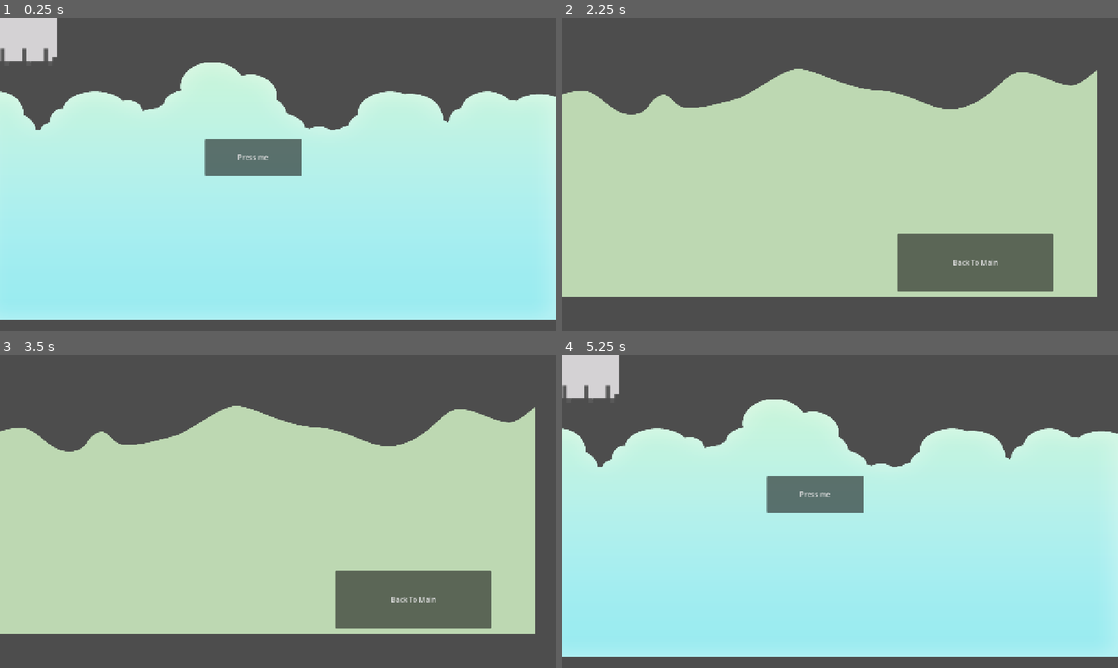
Above: before the commit, frames 1-4 (two rows, left to right).
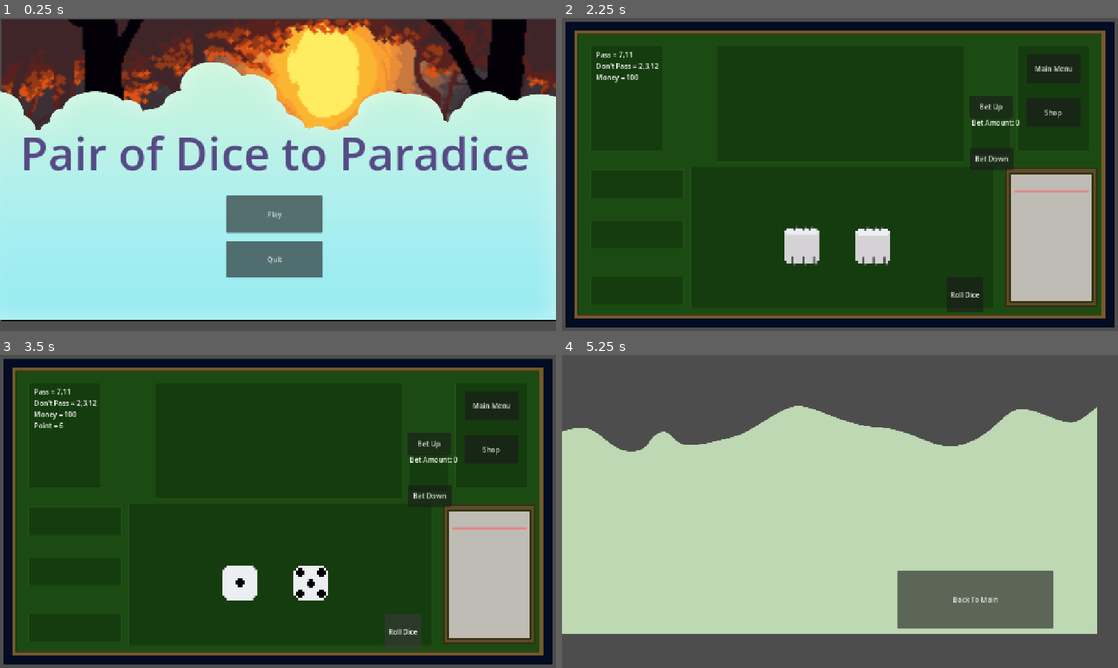
Above: after the commit, the same moments.

Repository: awolski-svg/Casino-Roguelike-Game
Game: Godot game, scene res://GameObjects/DataComponents/game_manager.tscn
Two runs of this game, one before a commit and one after it. Both use one fixed random seed, a clock stepped at 60 frames per second and the inputs below.
Inputs (mouse positions are in pixels of both pictures, inside the frame that each line leads up to):
- Up to frame 1 (0.25 s): no input
- Up to frame 2 (2.25 s): click (817, 158) at 0.5 s, where only the run before the commit has a clickable "Press me"; click (973, 262) at 1.25 s, where only the run before the commit has a clickable "Back To Main"; click "Press me" (after the commit: "Play") at 2 s
- Up to frame 3 (3.5 s): click (400, 630) at 2.75 s, where only the run after the commit has a clickable "Roll Dice"
- Up to frame 4 (5.25 s): click "Back To Main" (after the commit: "Main Menu") at 3.5 s; click "Press me" (after the commit: "Play") at 4.25 s; click "Back To Main" (after the commit: "Shop") at 5 s

The runs differ from the first frame. In frame 1, 34% of the frame differs, in the area x 0-100%, y 0-97%; in frame 2, 97%, in the area x 0-100%, y 1-99%; in frame 3, 97%; in frame 4, 76%.

Commit message:
Gotten to Basic Demo level of completeness

Diff:
--- a/GameObjects/DataComponents/game_manager.tscn
+++ b/GameObjects/DataComponents/game_manager.tscn
@@ -5,6 +5,7 @@
 [ext_resource type="PackedScene" uid="uid://053beucxau0m" path="res://GameObjects/GameComponents/die.tscn" id="3_7lvgw"]
 [ext_resource type="PackedScene" uid="uid://dqkf77r0qki56" path="res://GameObjects/Scenes/shop_scene.tscn" id="3_a1j86"]
 [ext_resource type="PackedScene" uid="uid://dk82e7klv4gay" path="res://GameObjects/Scenes/scene_manager.tscn" id="4_7lvgw"]
+[ext_resource type="PackedScene" uid="uid://c01b6fsuarr0e" path="res://GameObjects/Scenes/gambling.tscn" id="5_7lvgw"]
 [ext_resource type="PackedScene" uid="uid://dlgp0w3w14uyv" path="res://GameObjects/DataComponents/command_center.tscn" id="5_wf47j"]
 
 [node name="GameManager" type="Node2D" unique_id=1055148038]
@@ -16,6 +17,10 @@
 [node name="ShopScene" parent="." unique_id=408465217 instance=ExtResource("3_a1j86")]
 visible = false
 
+[node name="Gambling" parent="." unique_id=722668123 instance=ExtResource("5_7lvgw")]
+visible = false
+SceneType = "Gamble"
+
 [node name="SceneManager" parent="." unique_id=1192324824 instance=ExtResource("4_7lvgw")]
 
 [node name="CommandCenter" parent="." unique_id=934556935 node_paths=PackedStringArray("SceneManager") instance=ExtResource("5_wf47j")]
@@ -23,3 +28,4 @@
 
 [connection signal="SceneChange" from="Main" to="CommandCenter" method="ChangeScene"]
 [connection signal="SceneChange" from="ShopScene" to="CommandCenter" method="ChangeScene"]
+[connection signal="SceneChange" from="Gambling" to="CommandCenter" method="ChangeScene"]
--- a/GameObjects/Games/craps.tscn
+++ b/GameObjects/Games/craps.tscn
@@ -3,7 +3,7 @@
 [ext_resource type="Script" uid="uid://bjk5jahtepqba" path="res://Scripts/Games/craps.gd" id="1_q66nv"]
 [ext_resource type="PackedScene" uid="uid://053beucxau0m" path="res://GameObjects/GameComponents/die.tscn" id="2_x0hg3"]
 
-[node name="Craps" type="Node" unique_id=1734497082]
+[node name="Craps" type="Node2D" unique_id=836057742]
 script = ExtResource("1_q66nv")
 
 [node name="Die" parent="." unique_id=2106056928 instance=ExtResource("2_x0hg3")]
@@ -55,7 +55,6 @@
 
 [connection signal="Done" from="Die" to="." method="_on_die_done"]
 [connection signal="Done" from="Die2" to="." method="_on_die_done"]
-[connection signal="pressed" from="NMIXX" to="." method="_on_button_pressed"]
 [connection signal="pressed" from="NMIXX" to="Die" method="_on_button_pressed"]
 [connection signal="pressed" from="NMIXX" to="Die2" method="_on_button_pressed"]
 [connection signal="pressed" from="Bet-Up" to="." method="_on_bet_up_pressed"]
--- a/GameObjects/Scenes/Main.tscn
+++ b/GameObjects/Scenes/Main.tscn
@@ -1,13 +1,29 @@
 [gd_scene format=3 uid="uid://dosbjx8y7vnlt"]
 
 [ext_resource type="Script" uid="uid://bbiyjo2abn3wg" path="res://Scripts/Main.gd" id="1_n1prj"]
+[ext_resource type="Texture2D" uid="uid://cfe3bqtjtflyn" path="res://TempAssets/v2/preview.png" id="2_qpusw"]
 [ext_resource type="Texture2D" uid="uid://bj1k3286361gw" path="res://TempAssets/backgrounds/_07_huge_clouds.png" id="2_roxiv"]
+[ext_resource type="Texture2D" uid="uid://bmei2uwin4ycb" path="res://TempAssets/backgrounds/_11_background.png" id="4_nclmi"]
+
+[sub_resource type="SpriteFrames" id="SpriteFrames_n1prj"]
+animations = [{
+"frames": [{
+"duration": 1.0,
+"texture": ExtResource("2_qpusw")
+}],
+"loop": 1,
+"name": &"default",
+"speed": 5.0
+}]
 
 [sub_resource type="SpriteFrames" id="SpriteFrames_6dapk"]
 animations = [{
 "frames": [{
 "duration": 1.0,
 "texture": ExtResource("2_roxiv")
+}, {
+"duration": 1.0,
+"texture": ExtResource("4_nclmi")
 }],
 "loop": 1,
 "name": &"default",
@@ -20,17 +36,41 @@
 script = ExtResource("1_n1prj")
 SceneType = "Main"
 
+[node name="AnimatedSprite2D2" type="AnimatedSprite2D" parent="." unique_id=924076129]
+position = Vector2(642.5, 349.5)
+scale = Vector2(4.7095585, 4.3312497)
+sprite_frames = SubResource("SpriteFrames_n1prj")
+
 [node name="AnimatedSprite2D" type="AnimatedSprite2D" parent="." unique_id=1591333322]
 position = Vector2(621.00006, 289.00003)
 scale = Vector2(0.64404297, 0.52587324)
 sprite_frames = SubResource("SpriteFrames_6dapk")
 
-[node name="Button" type="Button" parent="." unique_id=155978638]
+[node name="Play" type="Button" parent="." unique_id=155978638]
 layout_mode = 0
-offset_left = 472.0
-offset_top = 278.0
-offset_right = 694.0
-offset_bottom = 363.0
-text = "Press me"
+offset_left = 521.0
+offset_top = 409.0
+offset_right = 743.0
+offset_bottom = 494.0
+text = "Play"
 
-[connection signal="button_down" from="Button" to="." method="ChangeScene" binds= ["Shop"]]
+[node name="Quit" type="Button" parent="." unique_id=1496849460]
+layout_mode = 0
+offset_left = 521.0
+offset_top = 513.0
+offset_right = 743.0
+offset_bottom = 598.0
+text = "Quit"
+
+[node name="Title" type="Label" parent="." unique_id=663953229]
+layout_mode = 0
+offset_left = 46.0
+offset_top = 237.0
+offset_right = 1270.0
+offset_bottom = 420.0
+theme_override_colors/font_color = Color(0.3372549, 0.2901961, 0.52156866, 1)
+theme_override_font_sizes/font_size = 105
+text = "Pair of Dice to Paradice"
+
+[connection signal="button_down" from="Play" to="." method="ChangeScene" binds= ["Gamble"]]
+[connection signal="button_down" from="Quit" to="." method="ChangeScene" binds= ["Gamble"]]
--- /dev/null
+++ b/GameObjects/Scenes/gambling.gd
@@ -0,0 +1,11 @@
+extends Scene
+
+
+# Called when the node enters the scene tree for the first time.
+func _ready() -> void:
+	pass # Replace with function body.
+
+
+# Called every frame. 'delta' is the elapsed time since the previous frame.
+func _process(delta: float) -> void:
+	pass
--- a/GameObjects/Scenes/gambling.tscn
+++ b/GameObjects/Scenes/gambling.tscn
@@ -1,6 +1,6 @@
 [gd_scene format=3 uid="uid://c01b6fsuarr0e"]
 
-[ext_resource type="Script" uid="uid://87a75otakew5" path="res://Scripts/Scene.gd" id="1_buv4m"]
+[ext_resource type="Script" uid="uid://d2sbwqda8io58" path="res://GameObjects/Scenes/gambling.gd" id="1_eheqg"]
 [ext_resource type="Texture2D" uid="uid://c2yq4t1r7wnl5" path="res://TempAssets/GamblingScene.png" id="2_alpe3"]
 [ext_resource type="PackedScene" uid="uid://na6wugnfmmd1" path="res://GameObjects/Games/craps.tscn" id="2_eheqg"]
 [ext_resource type="PackedScene" uid="uid://053beucxau0m" path="res://GameObjects/GameComponents/die.tscn" id="3_5rh41"]
@@ -21,14 +21,14 @@
 anchors_preset = 0
 offset_right = 40.0
 offset_bottom = 40.0
-script = ExtResource("1_buv4m")
+script = ExtResource("1_eheqg")
 metadata/_custom_type_script = "uid://87a75otakew5"
-
-[node name="Craps2" parent="." unique_id=1734497082 instance=ExtResource("2_eheqg")]
 
 [node name="AnimatedSprite2D" type="AnimatedSprite2D" parent="." unique_id=1300332647]
 position = Vector2(640, 360)
 sprite_frames = SubResource("SpriteFrames_qpusw")
+
+[node name="Craps2" parent="." unique_id=1734497082 instance=ExtResource("2_eheqg")]
 
 [node name="Roll Dice" type="Button" parent="." unique_id=994357198]
 visible = false
@@ -69,6 +69,7 @@
 [node name="BillSection" type="Node" parent="." unique_id=1316856614]
 
 [node name="Bill" type="Label" parent="BillSection" unique_id=1080908383]
+visible = false
 offset_left = 1106.0
 offset_top = 358.0
 offset_right = 1156.0
@@ -78,6 +79,7 @@
 text = "Bill"
 
 [node name="Qutoa" type="Label" parent="BillSection" unique_id=1803322635]
+visible = false
 offset_left = 1055.0
 offset_top = 442.0
 offset_right = 1104.0
@@ -85,6 +87,7 @@
 text = "Quota"
 
 [node name="Debt" type="Label" parent="BillSection" unique_id=149835342]
+visible = false
 offset_left = 1048.0
 offset_top = 513.0
 offset_right = 1102.0
@@ -92,6 +95,7 @@
 text = "Debt"
 
 [node name="Balance" type="Label" parent="BillSection" unique_id=1160203899]
+visible = false
 offset_left = 1046.0
 offset_top = 412.0
 offset_right = 1107.0
@@ -99,6 +103,7 @@
 text = "Balance"
 
 [node name="QutoaAmount" type="Label" parent="BillSection" unique_id=1487621771]
+visible = false
 offset_left = 1147.0
 offset_top = 445.0
 offset_right = 1206.0
@@ -106,6 +111,7 @@
 text = "Quota#"
 
 [node name="DebtAmount" type="Label" parent="BillSection" unique_id=1272258799]
+visible = false
 offset_left = 1157.0
 offset_top = 515.0
 offset_right = 1211.0
@@ -113,6 +119,7 @@
 text = "Debt#"
 
 [node name="BalanceAmount" type="Label" parent="BillSection" unique_id=203347869]
+visible = false
 offset_left = 1134.0
 offset_top = 414.0
 offset_right = 1206.0
@@ -120,6 +127,7 @@
 text = "Balance#"
 
 [node name="BalanceAfterQuota" type="Label" parent="BillSection" unique_id=580833409]
+visible = false
 offset_left = 1046.0
 offset_top = 476.0
 offset_right = 1107.0
@@ -127,6 +135,7 @@
 text = "Balance2"
 
 [node name="BalanceAfterQuotaAmount" type="Label" parent="BillSection" unique_id=2018673657]
+visible = false
 offset_left = 1135.0
 offset_top = 476.0
 offset_right = 1207.0
@@ -134,6 +143,7 @@
 text = "Balance2#"
 
 [node name="BalanceAfterDebt" type="Label" parent="BillSection" unique_id=1965166481]
+visible = false
 offset_left = 1044.0
 offset_top = 550.0
 offset_right = 1115.0
@@ -141,6 +151,7 @@
 text = "Balance2"
 
 [node name="BalanceAfterDebtAmount" type="Label" parent="BillSection" unique_id=816283446]
+visible = false
 offset_left = 1133.0
 offset_top = 550.0
 offset_right = 1214.0
@@ -158,3 +169,22 @@
 visible = false
 position = Vector2(724, 495)
 scale = Vector2(0.5, 0.5)
+
+[node name="ToMainMenu" type="Button" parent="." unique_id=1193698108]
+layout_mode = 0
+offset_left = 1070.0
+offset_top = 83.0
+offset_right = 1194.0
+offset_bottom = 150.0
+text = "Main Menu"
+
+[node name="ToShop" type="Button" parent="." unique_id=1242868344]
+layout_mode = 0
+offset_left = 1069.0
+offset_top = 184.0
+offset_right = 1193.0
+offset_bottom = 251.0
+text = "Shop"
+
+[connection signal="button_down" from="ToMainMenu" to="." method="ChangeScene" binds= ["Main"]]
+[connection signal="button_down" from="ToShop" to="." method="ChangeScene" binds= ["Shop"]]
--- a/GameObjects/Scenes/shop_scene.tscn
+++ b/GameObjects/Scenes/shop_scene.tscn
@@ -33,4 +33,4 @@
 offset_bottom = 629.0
 text = "Back To Main"
 
-[connection signal="button_down" from="Back_To_Main" to="." method="ChangeScene" binds= ["Main"]]
+[connection signal="button_down" from="Back_To_Main" to="." method="ChangeScene" binds= ["Gamble"]]
--- a/Scripts/Games/craps.gd
+++ b/Scripts/Games/craps.gd
@@ -14,7 +14,7 @@
 
 # Called when the node enters the scene tree for the first time.
 func _ready() -> void:
-	pass # Replace with function body.
+	pass
 
 # Called every frame. 'delta' is the elapsed time since the previous frame.
 func _process(delta: float) -> void:
@@ -27,6 +27,7 @@
 		Point = " + str(Point)
 
 		pass
+
 
 
 func RollType(roll:int):
@@ -70,6 +71,7 @@
 		Loss()
 
 	pass
+
 func Passwin():
 
 	Money = round(Money + Bet + Bet)
--- a/Scripts/Games/game.gd
+++ b/Scripts/Games/game.gd
@@ -1,5 +1,5 @@
 class_name game
-extends Node
+extends Node2D
 
 
 # Called when the node enters the scene tree for the first time.
--- a/Scripts/Main.gd
+++ b/Scripts/Main.gd
@@ -4,15 +4,16 @@
 
 # Called when the node enters the scene tree for the first time.
 func _ready() -> void:
-	var newDie = die_scene.instantiate()
+	#var newDie = die_scene.instantiate()
 
-	var newDieScript = newDie.get_script()
+	#var newDieScript = newDie.get_script()
 
-	print(newDie.transform)
-	newDie.position = Vector2(50,20)
-	print(newDie.transform)
+	#print(newDie.transform)
+	#newDie.position = Vector2(50,20)
+	#print(newDie.transform)
 
-	add_child(newDie)
+	#add_child(newDie)
+	pass
 
 
 # Called every frame. 'delta' is the elapsed time since the previous frame.
--- a/Scripts/SceneManager.gd
+++ b/Scripts/SceneManager.gd
@@ -4,7 +4,8 @@
 
 @onready var sceneList:Array[Scene] = [
 	$"../Main",
-	$"../ShopScene"
+	$"../ShopScene",
+	$"../Gambling"
 ]
 @onready var current_scene = $"../Main" # set start here
 
Not shown, added: GameObjects/Scenes/gambling.gd.uid
